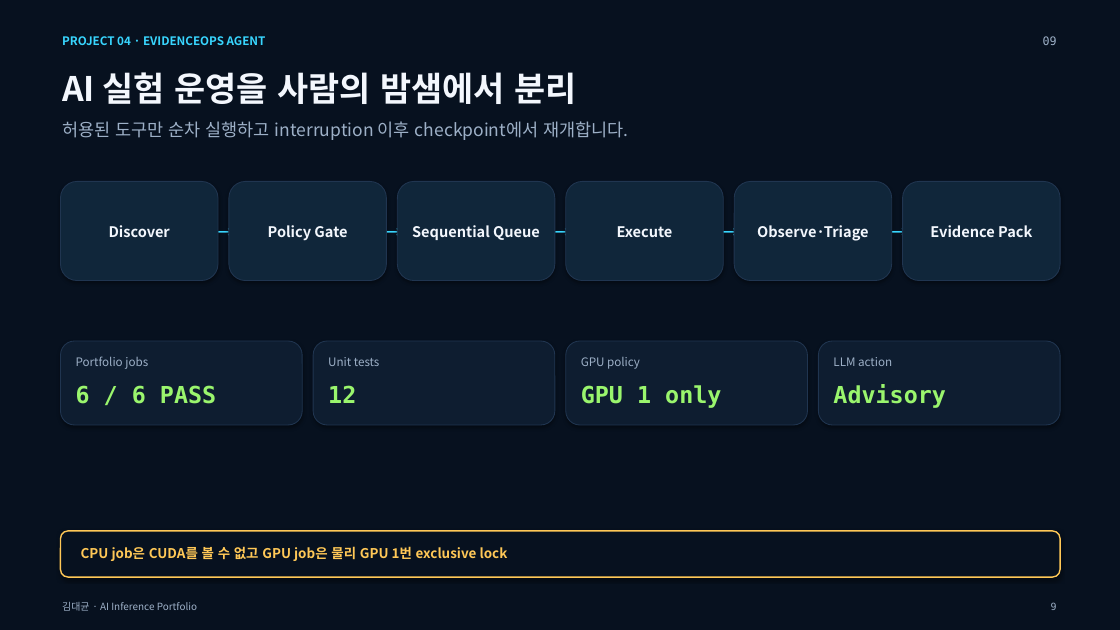
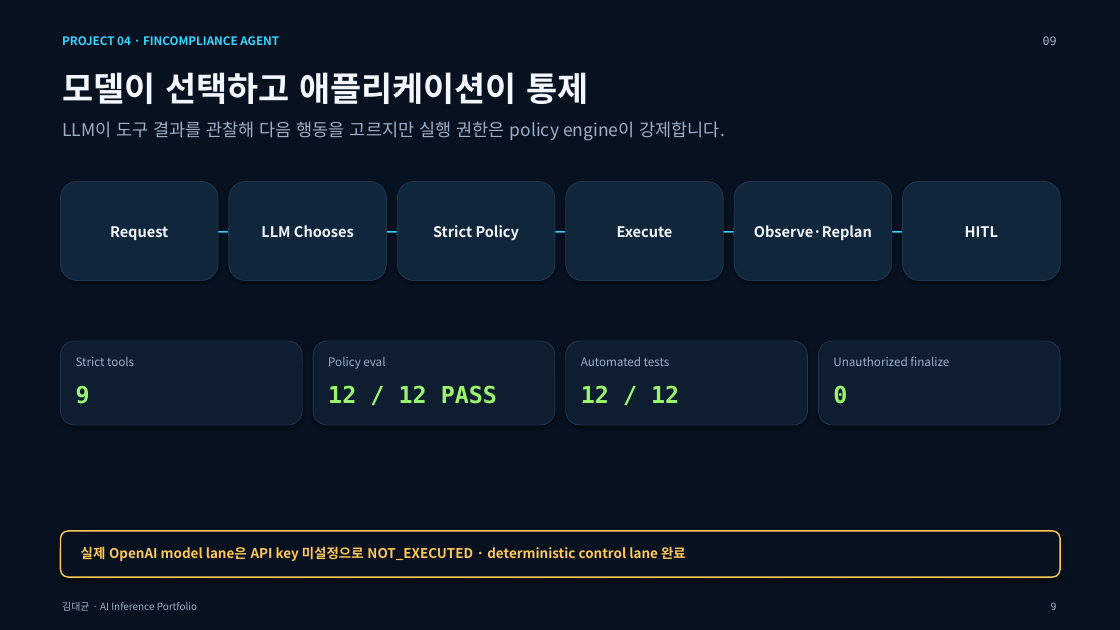
Before and after one commit to kkkimdaegyun/finllm-lab, a slide deck: slide 9 of artifacts/AI-Inference-Developer-Portfolio.pptx. Drawn at 1120x630 pixels with LibreOffice and Linux fonts; fonts in the diff are those of the drawing. Boxes give left, top, right and bottom in pixels: in the first picture for what was removed or moved away, otherwise in the second. Text is boxed around its words. In the diff, an @@ line names an element or a change of style, - is before the commit and + after.

Commit message:
docs: feature FinCompliance as the agent project

```diff
--- a/artifacts/AI-Inference-Developer-Portfolio.pptx
+++ b/artifacts/AI-Inference-Developer-Portfolio.pptx
@@ text at [62,36,279,45]: text changed @@
-PROJECT 04 · EVIDENCEOPS AGENT
+PROJECT 04 · FINCOMPLIANCE AGENT
@@ text at [62,72,589,104]: text changed @@
-AI 실험 운영을 사람의 밤샘에서 분리
+모델이 선택하고 애플리케이션이 통제
@@ text at [62,121,724,141]: text changed @@
-허용된 도구만 순차 실행하고 interruption 이후 checkpoint에서 재개합니다.
+LLM이 도구 결과를 관찰해 다음 행동을 고르지만 실행 권한은 policy engine이 강제합니다.
@@ text at [110,226,168,240]: text changed @@
-Discover
+Request
@@ text at [261,225,354,237]: text changed @@
-Policy Gate
+LLM Chooses
@@ text at [433,225,520,241]: text changed @@
-Sequential Queue
+Strict Policy
@@ text at [754,225,872,240]: text changed @@
-Observe·Triage
+Observe·Replan
@@ text at [965,226,998,237]: text changed @@
-Evidence Pack
+HITL
@@ text at [76,357,134,366]: text changed @@
-Portfolio jobs
+Strict tools
@@ text at [328,357,385,369]: text changed @@
-Unit tests
+Policy eval
@@ text at [581,357,670,366]: text changed @@
-GPU policy
+Automated tests
@@ text at [833,356,949,366]: text changed @@
-LLM action
+Unauthorized finalize
@@ text at [76,386,90,404]: text changed @@
-6 / 6 PASS
+9
@@ text at [328,385,497,404]: text changed @@
-12
+12 / 12 PASS
@@ text at [581,385,679,403]: text changed @@
-GPU 1 only
+12 / 12
@@ text at [833,385,847,404]: text changed @@
-Advisory
+0
@@ text at [81,546,686,561]: text changed @@
-CPU job은 CUDA를 볼 수 없고 GPU job은 물리 GPU 1번 exclusive lock
+실제 OpenAI model lane은 API key 미설정으로 NOT_EXECUTED · deterministic control lane 완료
```
Also in this commit, not shown: 7 other slides changed, 4 other files.
